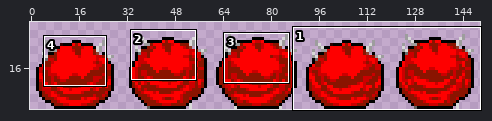
Two versions of one sprite sheet, diplom/Assets/CourseAssets/Textures/Sprites/Enemies/Hedusa/HedusaIdleUp.png. The picture above shows the old version from afar; the outline marks the close-up.
Close-up. The starting point:
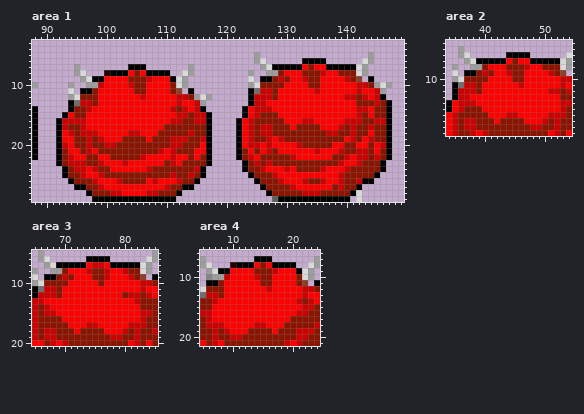
The file is 150x30 pixels. Shown: area 1: x 88..149, y 3..29; area 2: x 34..54, y 4..19; area 3: x 65..85, y 5..20; area 4: x 5..24, y 6..21. The wide view leaves out empty margins.
Once edited:
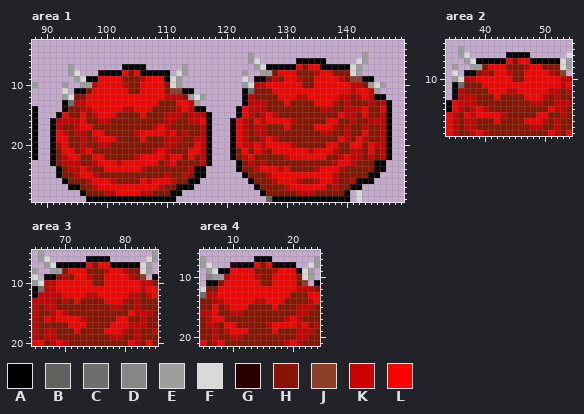
Palette (. is transparent): A #000000  B #63615e  C #6e6e6e  D #888684  E #9d9d9d  F #d9d9d9  G #280000  H #8a1400  J #8d3f2a  K #cb0000  L #fe0000
Changes in this commit:
Area 1:
y 5: x 124..125 .E -> E.; x 143..144 .E -> E.
y 6: x 124..126 .EF -> EF.; x 132 . -> A; x 142..144 .FE -> FE.
y 7: x 94..95 .E -> E.; x 103 . -> A; x 113..114 .E -> E.; x 125..127 .EF -> EFA; x 132..134 ALH -> LHL; x 136 L -> A; x 141..143 AFE -> FE.
y 8: x 94..96 .EF -> EF.; x 99..100 .G -> GA; x 103..106 ALHL -> LHLA; x 112..114 .FE -> FE.; x 123..124 .E -> E.; x 126 . -> E; x 128..129 EH -> HL; x 132 L -> H; x 135..136 HK -> KL; x 138 L -> H; x 141..143 HFE -> FE.
y 9: x 95..97 .EF -> EFA; x 99 A -> L; x 103 L -> H; x 106..107 HK -> KL; x 110..113 LAFE -> AFE.; x 123..125 .F. -> F.A; x 127..130 AHKH -> HKHL; x 132..133 LK -> KH; x 135 H -> L; x 139..141 LKH -> KHJ; x 143 . -> A
y 10: x 93..94 .E -> E.; x 96 . -> E; x 98..99 EK -> KL; x 103..104 LK -> KH; x 106 H -> L; x 110..113 LHFE -> HFE.; x 123..129 .EFHHHH -> EFKKLLL; x 133 L -> H; x 135 H -> L; x 141 L -> K; x 143..147 KHEFE -> HEFE.
y 11: x 93..95 .F. -> F.A; x 97..98 AH -> HL; x 104 L -> H; x 106 H -> L; x 110..111 LH -> HJ; x 113 . -> A; x 123..128 .ACKKH -> ACHHHL; x 135 K -> L; x 141..142 LK -> KL; x 144..146 LKE -> KE.
y 12: x 93..95 .EF -> EFH; x 97..98 HH -> LL; x 106 K -> L; x 110..111 LL -> KK; x 113..117 KHEFE -> HEFE.; x 123..127 .AKKK -> AKHHH; x 132..133 LL -> KK; x 139 L -> K; x 141..145 KHKLK -> HKLKA
y 13: x 93..95 .AC -> ACK; x 97..98 KH -> LL; x 109..112 LLLK -> HHHL; x 114..116 LKE -> KE.; x 123..124 .A -> AK; x 127..129 LLL -> HHH; x 131..134 LLLL -> HHHH; x 138..141 LLLL -> KHKH; x 144..146 HKH -> KHK
y 14: x 93..94 .A -> AH; x 96 H -> K; x 103..104 LL -> KK; x 108..115 LLLKHKLK -> HHHHKLKA; x 122..124 .AL -> ALK; x 127..141 KLLLLLLLLLLLLLL -> HHHHHHHHHKKHHKK; x 143..144 KL -> LH; x 146 H -> L
y 15: x 92..94 .AL -> ALH; x 96..98 HLL -> LHK; x 102..105 LLLL -> HHHH; x 107..111 LLLLL -> HHHKK; x 113..114 KH -> HK; x 122..138 .ALKHHHLLLLLLLLLL -> ALKHKLKHHHHHHHHHH; x 140..144 LLKHL -> KKHLH; x 146 H -> K
y 16: x 91..92 .A -> AK; x 96..110 KLLLLLLLLLLLLLL -> LHHKKHHHHHHHHHK; x 112 K -> H; x 114 H -> K; x 116 K -> L; x 121..129 .ALKHHHHH -> ALKHLKLLL; x 131..136 LLKKLL -> KHHHHH; x 139..140 LK -> HH; x 142 K -> H; x 144 H -> K
y 17: x 91..93 .AK -> AKH; x 95..96 HK -> KL; x 98..108 LLLLLLLLLLL -> HHHHHHHHHHK; x 110 H -> K; x 116 H -> K; x 121..125 .ALKH -> ALKHK; x 127 K -> H; x 130..131 HL -> LH; x 135 H -> L; x 138..141 LKHK -> KHKH; x 143..144 HK -> KH; x 146 H -> K
y 18: x 91..95 .ALKH -> ALKHK; x 97..98 KK -> HL; x 100..104 LLLLK -> HHHHH; x 109..111 HHH -> LKL; x 113..114 HK -> KH; x 116 H -> K; x 121..125 .ALKH -> ALKHK; x 127 K -> H; x 136 H -> K; x 138 K -> H; x 140..141 HK -> KH; x 143..144 HL -> LH; x 146 H -> K
y 19: x 91..92 .A -> AL; x 94 L -> H; x 96..99 HKHK -> KHKL; x 102 L -> H; x 106..107 HL -> LH; x 110 H -> K; x 113 K -> H; x 115 H -> K; x 121..124 .ALK -> ALKH; x 126..129 HKLK -> KLKH; x 139..144 HLKHLK -> LKHLKH; x 146 H -> K
y 20: x 91..94 .AKL -> AKLH; x 96..97 HK -> KH; x 99 H -> K; x 101 K -> H; x 110 H -> K; x 112 K -> H; x 115..116 HL -> LK; x 121..123 .AL -> ALK; x 125..127 KLK -> LKL; x 131..132 LK -> KH; x 137 H -> L; x 139 L -> H; x 141 H -> L; x 143..145 LHL -> HLK
y 21: x 91..93 .AH -> AHL; x 95..98 LHKL -> HKLH; x 108..111 HKLK -> KLKH; x 114 H -> L; x 116 L -> K; x 121..128 .AHLHLKH -> AHLHLKHL; x 134..135 LK -> KL; x 138..139 LK -> KH; x 141 H -> K; x 143..146 KHLH -> HLHK
y 22: x 91..94 .AHK -> AHKL; x 96 L -> H; x 98 H -> L; x 100 L -> H; x 105..106 HK -> KL; x 110..111 LK -> KL; x 113..116 LHLH -> HLHK; x 121..125 .AHKL -> AHKLH; x 130..131 HK -> KL; x 137 L -> H; x 139..141 HKL -> KLK; x 143..146 KHKH -> HKHK
y 23: x 91..93 .AH -> AHK; x 96 K -> H; x 98..99 HK -> KL; x 102..103 LK -> KL; x 109..112 LHKL -> HKLH; x 116 H -> K; x 122..127 .AHKHK -> AHKHKH; x 138..139 HK -> KL; x 141..142 LK -> KH; x 145 H -> A
y 24: x 92..94 .AH -> AHK; x 96..98 KLK -> LKH; x 100 H -> L; x 106..107 LK -> KH; x 114..115 HK -> KA; x 122..123 .A -> AH; x 125..126 HK -> KL; x 129..131 LKL -> KLH; x 135..136 HK -> KL; x 139..140 LK -> KH; x 145 H -> A
y 25: x 92..93 .A -> AH; x 95..96 HK -> KL; x 98..99 LK -> KH; x 110..111 HK -> KH; x 113..115 HKH -> KHA; x 123..124 .A -> AH; x 127..128 HK -> KL; x 138..139 LK -> KH; x 144 H -> A
y 26: x 93..94 .A -> AH; x 97..98 HK -> KL; x 101..102 LK -> KH; x 106..108 HLK -> LKL; x 111..112 LK -> KH; x 114 H -> A; x 124..125 .A -> AH; x 128..129 HK -> KL; x 132..133 LK -> KH; x 135..136 HK -> KL; x 138..139 LK -> KH; x 141..142 HK -> KA
y 27: x 94 . -> A; x 96 A -> H; x 98..99 HK -> KL; x 109..110 LK -> KH; x 112 H -> A; x 125..126 .A -> AH; x 130..131 HK -> KL; x 137..139 LHK -> HKH; x 141 H -> A
y 28: x 96..97 .A -> AH; x 100 H -> K; x 102 K -> L; x 106 L -> K; x 108 K -> H; x 111 H -> A; x 126..127 .A -> AH; x 132 H -> K; x 135 K -> H; x 140..141 HA -> A.
y 29: x 97 . -> A; x 127..128 .B -> BA
Area 2:
y 10: x 37..40 HHHH -> KKLL
y 11: x 37..38 KK -> HH; x 46 K -> L
y 12: x 37..38 KK -> HH; x 40 L -> H; x 44..45 LL -> KK
y 13: x 38..41 LLLL -> KHHH; x 43..46 LLLL -> HHHH; x 50..52 LLL -> KHK
y 14: x 39..52 LLLLLLLLLLLLLL -> HHHHHHHHHKKHHK
y 15: x 38..50 HHLLLLLLLLLLL -> KLKHHHHHHHHHH; x 52 L -> K
y 16: x 37..40 HHHH -> LKLL; x 43..48 LKKLLL -> KHHHHH; x 51..52 KK -> HH
Area 3:
y 7: x 75..76 KK -> HL
y 8: x 74 K -> H
y 9: x 74 L -> K; x 77 K -> L
y 10: x 67..70 HHHH -> KKLL; x 75 L -> H
y 11: x 69 H -> L
y 12: x 69 H -> K; x 74..75 LL -> KK; x 80 H -> L
y 13: x 67..71 LLLLL -> KKHKH; x 73..76 LLLL -> HHHH; x 80..81 LL -> KH
y 14: x 68..82 LLLLLLLLLLLLLLL -> KHHHHHHHHHKKHHK
y 15: x 67 K -> H; x 70..80 LLLLLLLLLLL -> KHHHHHHHHHH; x 82 L -> K
y 16: x 67..69 HHH -> LKL; x 73..78 LLLLLL -> KHHHHH; x 81..82 LL -> HH
y 17: x 74..77 KKLL -> HHHH
Area 4:
y 12: x 8 H -> L; x 16 K -> L; x 21 L -> K
y 13: x 8 H -> L; x 20..22 LLK -> HHH
y 14: x 8 L -> K; x 14..15 LL -> KK; x 19..21 LLK -> HHH
y 15: x 8..9 LL -> HK; x 13..16 LLLL -> HHHH; x 18..21 LLLL -> HHHK
y 16: x 8..20 LLLLLLLLLLLLL -> HHKKHHHHHHHHH
y 17: x 9..21 LLLLLLLLLLLHH -> HHHHHHHHHHKLK
y 18: x 8 K -> H; x 11..16 LLLKKL -> HHHHHK; x 19..22 HHHH -> LLKL
Changed places in both close-ups, as pixel boxes (x1, y1, x2, y2):
changed: (230, 52, 392, 202)
changed: (50, 64, 212, 202)
changed: (464, 76, 560, 118)
changed: (44, 262, 140, 328)
changed: (218, 286, 308, 328)
